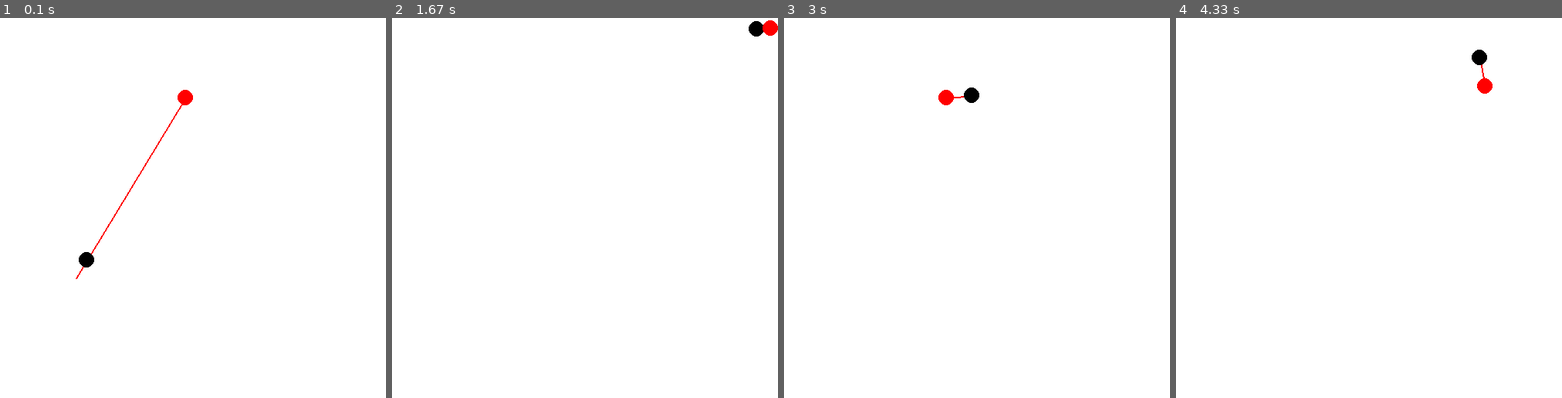
Above: before the commit, frames 1-4 (left to right).
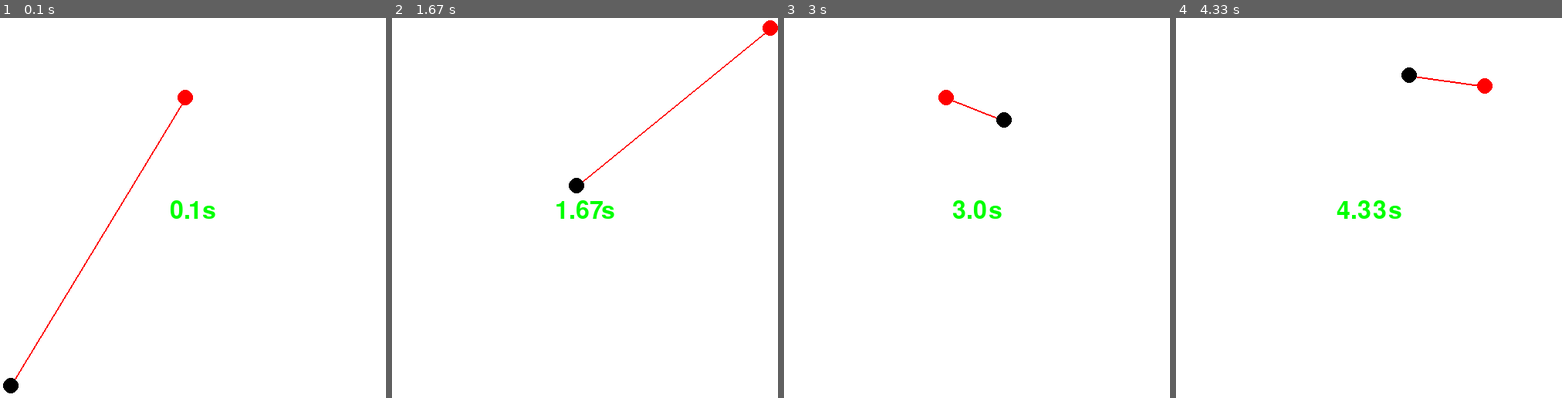
Above: after the commit, the same moments.

Repository: Neededwolf/simple-pygame-following
Game: pygame game, started from simple path finding 2.0.py
Same seed, same stepped clock (60 frames per second), same inputs: the game is played once before the commit and once after it.
Inputs:
- Up to frame 1 (0.1 s): no input
- Up to frame 2 (1.67 s): hold Right 0.33-0.8 s; hold Up 0.83-1.13 s; hold Right 1.17-1.63 s
- Up to frame 3 (3 s): hold Left 1.67-2.2 s; hold Down 2.23-2.53 s; hold Left 2.57-2.97 s
- Up to frame 4 (4.33 s): hold Up 3-3.37 s; hold Right 3.4-4.03 s; hold Down from 4.07 s (still down)

The runs differ from the first frame. In frame 1, 0.6% of the frame differs, in the area x 0-56%, y 23-99%; in frame 2, 0.8%, in the area x 42-97%, y 0-53%; in frame 3, 0.6%; in frame 4, 0.7%.

Commit message:
added a timer

Diff:
--- a/simple path finding 2.0.py
+++ b/simple path finding 2.0.py
@@ -1,10 +1,15 @@
 import pygame
-import random, math
+import random, math, time
 
+
+go = True
+#needed vars
+clock = 0
+running = True
 #player cords
 x = random.randint(100, 500)
 y = random.randint(100, 300)
-
+var = 0
 #enemy cords
 x2 = 0
 y2 = 500
@@ -24,18 +29,22 @@
 white = (255, 255, 255)
 red = (255, 0, 0)
 black = (0, 0, 0)
+green = (0, 255, 0)
+blue = (0, 0, 255)
+red = (255, 0, 0)
+
 
 
 # main objects
 
 def enemy():
-    global x2, y2
+    global x2, y2, diff_x
     # pythagorus
     diff_x = x - x2
     diff_y = y - y2
     hype = math.sqrt((diff_x**2) + (diff_y**2))
-    diff_x_per = (diff_x * 0.1)
-    diff_y_per = (diff_y * 0.1)
+    diff_x_per = (diff_x * 0.01)
+    diff_y_per = (diff_y * 0.01)
     #print(diff_x, diff_y)
     #print(hype)
     if 1==1:
@@ -43,18 +52,73 @@
         y2 += diff_y_per
 
 
-    pygame.draw.circle(canvas, black, (x2, y2), 10) #enemy
+    enemy = pygame.draw.circle(canvas, black, (x2, y2), 10) #enemy
+
 
 
 
 def player():
-    pygame.draw.circle(canvas, red, (x, y), 10) #player
+    player = pygame.draw.circle(canvas, red, (x, y), 10) #player
+
+
+def end_game():
+    global running, go
+    go = False
+
+
+
+def collision():
+    difference_x = x2 - x
+    difference_y = y2 - y
+    is_safe = 18
+    if difference_x > is_safe or difference_x < -is_safe:
+        pass
+
+
+    elif difference_y > is_safe or difference_y < -is_safe:
+        pass
+
+    else:
+        end_game()
+
+
+def timer():
+    global clock, timing
+    if go:
+        clock += 1
+        timing = clock / 60
+    else:
+        pass
+
+
+def timer_display():
+    global clock, timing, running
+    if go:
+        timing = str(round(timing, 2))
+        font = pygame.font.Font('freesansbold.ttf', 32)
+        text = font.render(timing + "s", True, green, white)
+        textRect = text.get_rect()
+        textRect.center = (width/2, height/2)
+        canvas.blit(text, textRect)
+
+    else:
+        print("1")
+        font2 = pygame.font.Font('freesansbold.ttf', 32)
+        text2 = font2.render(timing + " seconds alive", True, red, white)
+        textRect2 = text2.get_rect()
+        textRect2.center = (width/2, 100)
+        canvas.blit(text2, textRect2)
+        running = False
+        pygame.display.update()
+        pygame.time.wait(2000)
+
+
 
 
 
 def game():
-    global x, y, white, black, x2, y2, vel, width, height
-    running = True
+    global x, y, white, black, x2, y2, vel, width, height, running
+
 
     while running:
         for event in pygame.event.get():
@@ -80,8 +144,13 @@
 
         canvas.fill(white)
         pygame.draw.line(canvas, red, (x, y), (x2, y2), 2)
+        timer()
+        timer_display()
+        player()
         enemy()
-        player()
+        collision()
+
+
 
         pygame.display.update()
 
